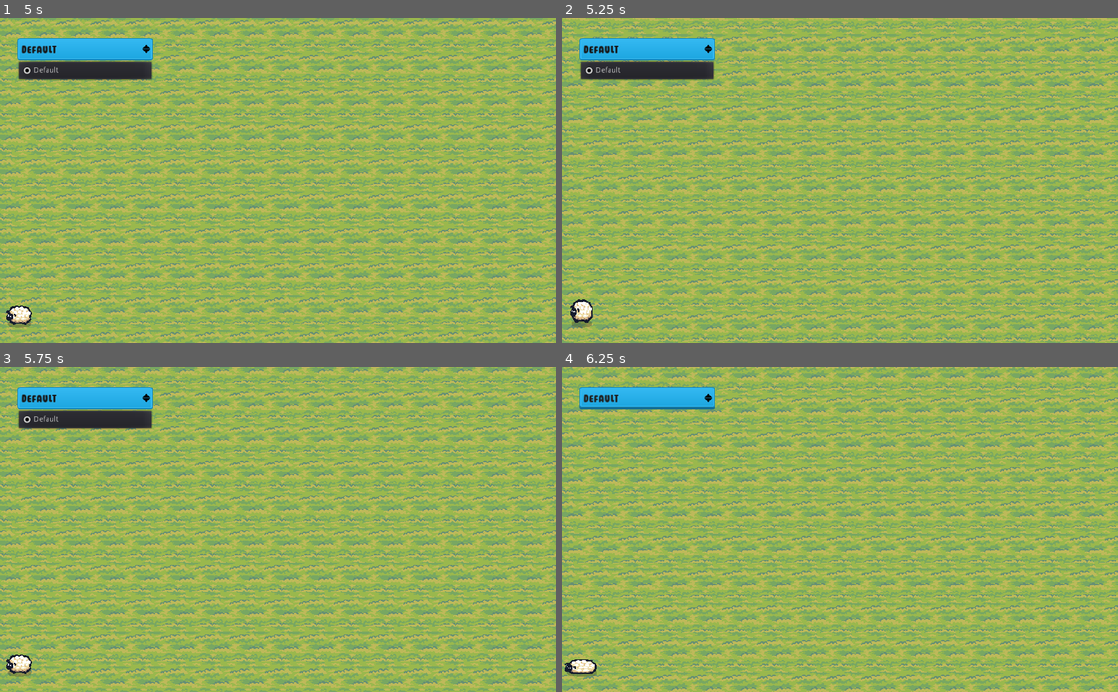
Above: before the commit, frames 1-4 (two rows, left to right).
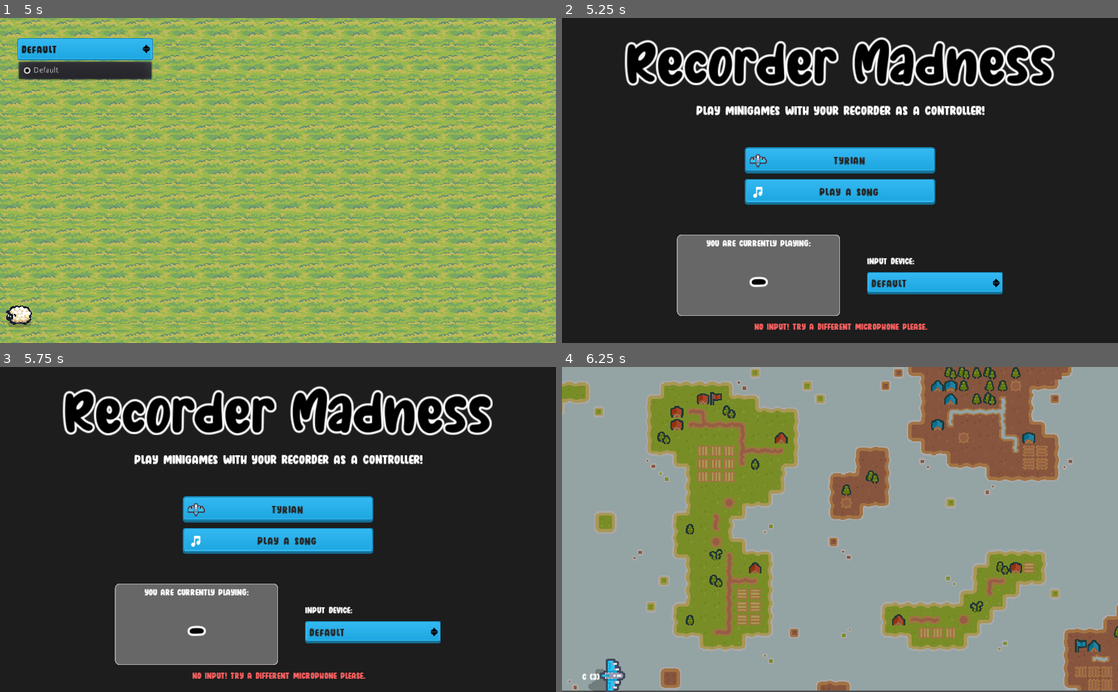
Above: after the commit, the same moments.

Repository: VojtaStruhar/recorder-madness
Game: Godot game, scene res://Minigames/Menus/MainMenu.tscn
The game is run twice, just before and just after one commit, with the same random seed, the same clock (stepped at 60 frames per second) and the same inputs.
Inputs (mouse positions are in pixels of both pictures, inside the frame that each line leads up to):
- Up to frame 1 (5 s): click "Default" at 0.5 s; click "Play a song" at 1.25 s; click "Play a song" at 2 s; click "Default" at 2.75 s; click "Default" at 3.5 s; click "Default" at 4.25 s
- Up to frame 2 (5.25 s): tap Enter at 5 s
- Up to frame 3 (5.75 s): no input
- Up to frame 4 (6.25 s): click (840, 510) at 5.75 s, where only the run after the commit has a clickable "Tyrian"

Frame 1 is identical in both runs. In frame 2, 99% of the frame differs, in the area x 0-100%, y 0-100%; in frame 3, 100%; in frame 4, 100%.

Commit message:
Added persistence system.
+ Added persistence for remembering selected audio device.
- Removed unused experimental songs, renamed happy bday.

Diff:
--- a/Assets/Songs/Experimental.tres
+++ /dev/null
@@ -1,9 +0,0 @@
-[gd_resource type="Resource" load_steps=2 format=2]
-
-[ext_resource path="res://Assets/Songs/SongResource.gd" type="Script" id=1]
-
-[resource]
-script = ExtResource( 1 )
-name = "Recorded 68"
-bpm = 110.0
-notes = [ 0.0, 0.0, 0.0, 0.0, 0.0, 0.0, 38.0, 38.0, 38.0, 33.0, 33.0, 33.0, 33.0, 24.0, 24.0, 24.0, 26.0, 26.0, 26.0, 26.0, 28.0, 28.0, 28.0, 29.0, 29.0, 31.0, 31.0, 31.0, 33.0, 33.0, 35.0, 35.0, 35.0, 36.0, 36.0, 38.0, 38.0, 38.0, 40.0, 40.0, 40.0, 40.0, 40.0, 40.0, 40.0, 40.0, 40.0, 40.0, 40.0, 38.0, 38.0, 38.0, 38.0, 38.0, 32.0, 25.0, 25.0, 25.0, 25.0, 25.0, 27.0, 28.0, 28.0, 28.0, 28.0, 28.0, 28.0, 28.0 ]
--- a/Assets/Songs/bday_100bpm.tres
+++ b/Assets/Songs/Happy_bday.tres
@@ -5,5 +5,5 @@
 [resource]
 script = ExtResource( 1 )
 name = "Happy Birthday!"
-bpm = 100
+bpm = 120
 notes = [ 26, 26, 28, 28, 26, 26, 31, 31, 30, 30, 30, 30, 26, 26, 28, 28, 26, 26, 33, 33, 31, 31, 31, 31, 26, 26, 38, 38, 35, 35, 31, 31, 30, 30, 28, 28, 28, 28, 36, 36, 35, 35, 31, 31, 33, 33, 31, 31, 31, 31 ]
--- a/Assets/Songs/Happy_bday_metronom.tres
+++ /dev/null
@@ -1,9 +0,0 @@
-[gd_resource type="Resource" load_steps=2 format=2]
-
-[ext_resource path="res://Assets/Songs/SongResource.gd" type="Script" id=1]
-
-[resource]
-script = ExtResource( 1 )
-name = "Recorded 75"
-bpm = 110.0
-notes = [ 26, 26, 26, 26, 26, 28, 28, 28, 28, 28, 28, 30, 30, 30, 30, 30, 32, 32, 32, 32, 32, 32, 32, 26, 26, 26, 28, 29, 26, 26, 31, 31, 30, 30, 30, 30, 26, 26, 28, 28, 26, 26, 31, 33, 31, 31, 31, 31, 26, 26, 38, 38, 35, 35, 31, 31, 30, 30, 28, 28, 28, 28, 36, 36, 35, 35, 31, 31, 33, 33, 31, 31, 31, 31, 31 ]
--- a/Minigames/Menus/MainMenu.tscn
+++ b/Minigames/Menus/MainMenu.tscn
@@ -74,7 +74,7 @@
 icon = ExtResource( 6 )
 destination = 1
 
-[node name="TyrianButton2" parent="MarginContainer/VBoxContainer/CenterContainer/Minigames" instance=ExtResource( 5 )]
+[node name="SongButton" parent="MarginContainer/VBoxContainer/CenterContainer/Minigames" instance=ExtResource( 5 )]
 margin_top = 58.0
 margin_right = 350.0
 margin_bottom = 106.0
--- a/Minigames/SongLevel/SongMinigame.gd
+++ b/Minigames/SongLevel/SongMinigame.gd
@@ -1,14 +1,18 @@
 extends Node2D
 
-var song_resource: SongResource = preload("res://Assets/Songs/bday_100bpm.tres")
+var song_resource: SongResource = null
 
 var player_score = 0
 
 func _ready():
+	song_resource = SceneManager.songResource
 	$StartGameTimer.start()
 
 func start_game():
-	if song_resource == null: return
+	if song_resource == null:
+		printerr("No song assigned for minigame")
+		SceneManager.change_scene(SceneManager.Screen.MAIN_MENU)
+		return
 
 	print("GAME STARTED, bpm: ", song_resource.bpm)
 	$ObstacleSpawner/BpmTimer.wait_time = 60.0 / song_resource.bpm
--- a/Minigames/Tyrian/TyrianLevel.tscn
+++ b/Minigames/Tyrian/TyrianLevel.tscn
@@ -30,11 +30,7 @@
 
 func _on_LBoundary_area_entered(area):
 	print(\"GAME OVER\")
-	# Put game result into the singleton, the gameover screen will pull it itself
-	SceneManager.lastGame.score = enemySpawner.score
-	SceneManager.lastGame.minigame = SceneManager.Screen.TYRIAN
-
-	SceneManager.change_scene(SceneManager.Screen.GAME_OVER)
+	SceneManager.game_over(enemySpawner.score, SceneManager.Screen.TYRIAN)
 "
 
 [sub_resource type="RectangleShape2D" id=1]
--- /dev/null
+++ b/Persistence/PersistentData.gd
@@ -0,0 +1,28 @@
+extends Node
+
+const SAVE_PATH = "res://Persistence/SaveData.tres"
+
+var microphone_choice = "Default"
+var highscores = {
+	"tyrian": 0,
+	"song": 0
+}
+
+func _enter_tree():
+	print("PersistenceData entered tree")
+	var loaded: SaveData = ResourceLoader.load(SAVE_PATH)
+	if loaded == null: return
+
+	microphone_choice = loaded.microphone_choice
+	highscores.tyrian = loaded.highscore_tyrian
+	highscores.song = loaded.highscore_song
+
+func _exit_tree():
+	print("PersistenceData exit tree")
+	var data = SaveData.new()
+	data.microphone_choice = self.microphone_choice
+	data.highscore_song = highscores.song
+	data.highscore_tyrian = highscores.tyrian
+
+	var result = ResourceSaver.save(SAVE_PATH, data)
+	print("Saving result: ", "OK" if result == OK else str(result))
--- /dev/null
+++ b/Persistence/SaveData.gd
@@ -0,0 +1,11 @@
+extends Resource
+class_name SaveData
+
+export var microphone_choice: String = "Default"
+export var highscore_tyrian: int = 0
+export var highscore_song: int = 0
+
+func _init(mic = "Default", hs_t = 0, hs_s = 0):
+	microphone_choice = mic
+	highscore_tyrian = hs_t
+	highscore_song = hs_s
--- /dev/null
+++ b/Persistence/SaveData.tres
@@ -0,0 +1,9 @@
+[gd_resource type="Resource" load_steps=2 format=2]
+
+[ext_resource path="res://Persistence/SaveData.gd" type="Script" id=1]
+
+[resource]
+script = ExtResource( 1 )
+microphone_choice = "Default"
+highscore_tyrian = 0
+highscore_song = 0
--- a/SceneManager.gd
+++ b/SceneManager.gd
@@ -14,14 +14,15 @@
 	"res://Minigames/SongLevel/SongMinigame.tscn"
 ]
 
+# For game over screen (and the "play again" option)
 var lastGame = { "score": 0, "minigame": Screen.MAIN_MENU }
-
+# For launching the "play certain song" minigame
+var songResource: SongResource = null
 
 func game_over(score: int, minigame: int):
 	lastGame.score = score
 	lastGame.minigame = minigame
 	change_scene(Screen.GAME_OVER)
-
 
 func change_scene(screen_index: int):
 	var error = get_tree().change_scene(_scene_paths[screen_index])
--- a/UIElements/DeviceSelection.tscn
+++ b/UIElements/DeviceSelection.tscn
@@ -13,11 +13,14 @@
 	for i in range(devices.size()):
 		var device = devices[i]
 		add_item(device)
-		if device == AudioServer.capture_get_device():
+		if device == AudioServer.capture_get_device() || device == PersistentData.microphone_choice:
 			select(i)
+
+	PersistentData.microphone_choice = devices[selected]
 
 func _on_DeviceSelection_item_selected(index):
 	AudioServer.capture_set_device(devices[index])
+	PersistentData.microphone_choice = devices[index]
 "
 
 [node name="DeviceSelection" type="OptionButton"]
--- a/project.godot
+++ b/project.godot
@@ -15,12 +15,18 @@
 "path": "res://SoundMagic/MicrophoneInput.gd"
 }, {
 "base": "Resource",
+"class": "SaveData",
+"language": "GDScript",
+"path": "res://Persistence/SaveData.gd"
+}, {
+"base": "Resource",
 "class": "SongResource",
 "language": "GDScript",
 "path": "res://Assets/Songs/SongResource.gd"
 } ]
 _global_script_class_icons={
 "MicrophoneInput": "",
+"SaveData": "",
 "SongResource": ""
 }
 
@@ -38,6 +44,7 @@
 
 SceneManager="*res://SceneManager.gd"
 NoteFrequencies="*res://SoundMagic/NoteFrequencies.gd"
+PersistentData="*res://Persistence/PersistentData.gd"
 
 [display]
 
